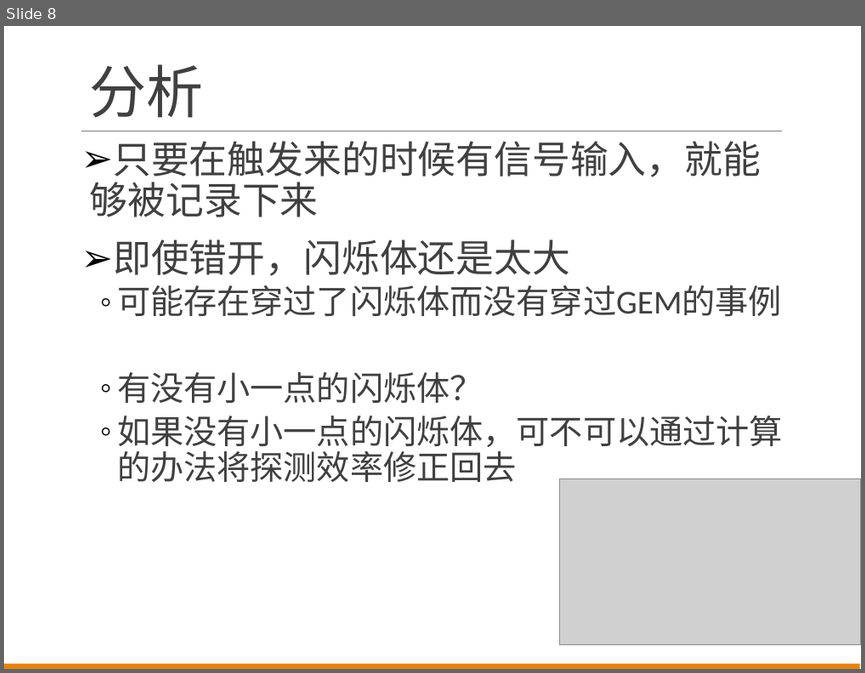
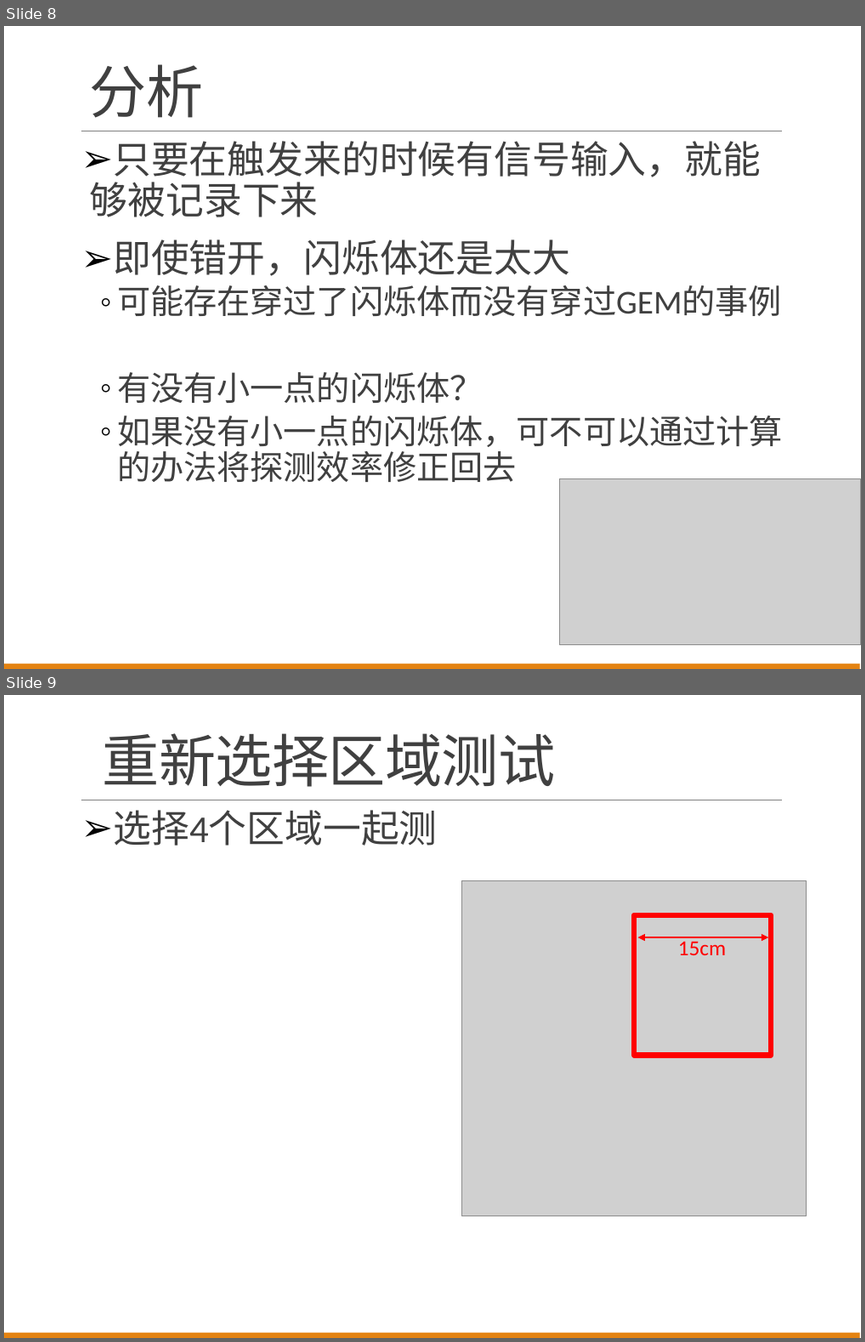
Before and after one commit to wyu0725/SDHCAL_DAQ, a slide deck: Slides/SDHCALReport20170705.pptx. Shown one above the other, each under a label of ours: slide 8 before the commit, slides 8 and 9 after it. The pictures are 865x673 and 865x1342 pixels, drawn with LibreOffice and Linux fonts; fonts in the diff are those of the drawing; grey boxes stand for pictures. Boxes give left, top, right and bottom in pixels: in the first picture for what was removed or moved away, otherwise in the second. Text is boxed around its words. In the diff, an @@ line names an element or a change of style, - is before the commit and + after.

```diff
--- a/Slides/SDHCALReport20170705.pptx
+++ b/Slides/SDHCALReport20170705.pptx
@@ slide 9 added at (4, 695, 861, 1338), background #FFFFFF; not listed: 2 template elements that a slide beside it also shows @@
@@ title added at (103, 733, 555, 787), 48 pt, text #404040 @@
+重新选择区域测试
@@ text added at (113, 810, 437, 845), 32 pt, text #404040 @@
+➢ 选择4个区域一起测
@@ picture added at (461, 880, 806, 1216) @@
@@ rectangle added at (634, 915, 771, 1055), outline #FF0000 4.5 pt @@
@@ double arrow added from (638, 937) to (768, 937), #FF0000 1 pt @@
@@ text added at (678, 941, 726, 955), 18 pt, text #FF0000 @@
+15cm
```
Also in this commit, not shown: 1 slide changed.
